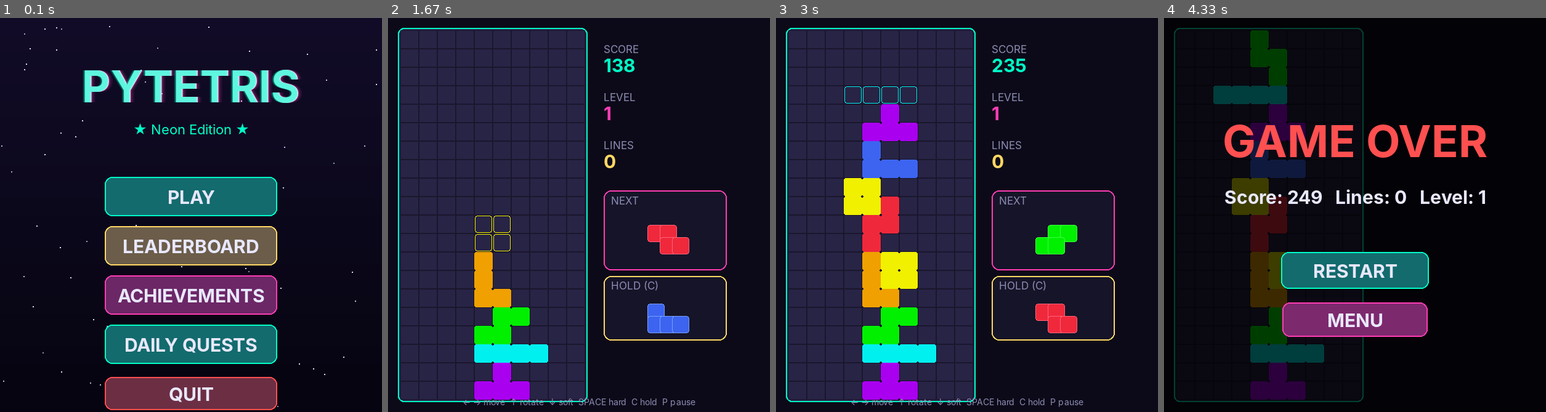
Above: before the commit, frames 1-4 (left to right).
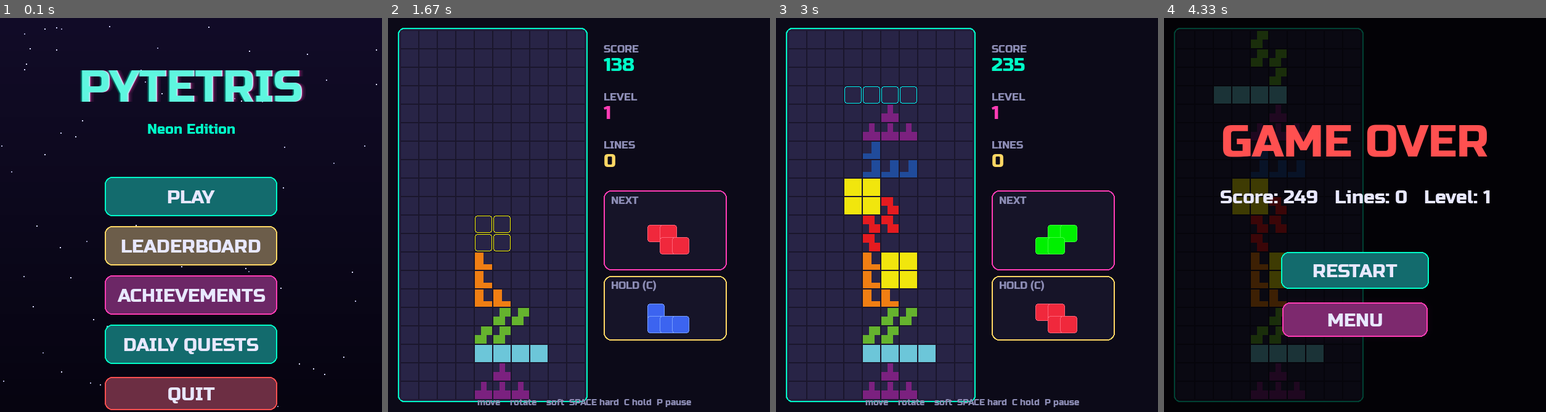
Above: after the commit, the same moments.

Repository: Folombas/PyGame2026
Game: pygame game, started from PyTetris/main.py
The game is run twice, just before and just after one commit, with the same random seed, the same clock (stepped at 60 frames per second) and the same inputs.
Inputs (mouse positions are in pixels of both pictures, inside the frame that each line leads up to):
- Up to frame 1 (0.1 s): no input
- Up to frame 2 (1.67 s): click (579, 215) at 0.38 s; tap Space at 0.67, 1.07, 1.37, 1.57 s; hold Right 1-1.47 s; move the mouse to (712, 262) at 1.03 s; tap C at 1.15 s; hold Up from 1.5 s (still down); move the mouse to (437, 222) at 1.53 s
- Up to frame 3 (3 s): release Up at 1.8 s; hold Right 1.83-2.3 s; move the mouse to (890, 73) at 1.87 s; tap Space at 1.9, 2.2, 2.4, 2.7, 2.97 s; tap Z at 1.98 s; hold Left 2.33-2.87 s; move the mouse to (1066, 218) at 2.37 s; tap C at 2.48 s; hold Down from 2.9 s (still down); move the mouse to (1012, 203) at 2.93 s
- Up to frame 4 (4.33 s): release Down at 3.2 s; hold Left 3.23-3.63 s; move the mouse to (1500, 317) at 3.27 s; tap Space at 3.3, 3.6, 3.73 s; tap Z at 3.38 s; hold Up 3.67-4.03 s; move the mouse to (1274, 151) at 3.7 s; tap C at 3.82 s; press the mouse at (1355, 321) at 4.1 s; move the mouse to (1293, 242) at 4.2 s; move the mouse to (1236, 163) at 4.3 s

The runs differ from the first frame. In frame 1, 4.9% of the frame differs, in the area x 20-80%, y 13-98%; in frame 2, 4.9%; in frame 3, 7.8%; in frame 4, 9.2%, in the area x 12-86%, y 3-97%.

Commit message:
feat(gfx): download and integrate CC0 pixel-art block sprites and Russo One font

Diff:
--- /dev/null
+++ b/PyTetris/graphics.py
@@ -0,0 +1,30 @@
+import os
+import pygame
+from settings import CELL, COLORS
+
+class BlockRenderer:
+    def __init__(self, assets_dir="assets/blocks"):
+        self.sprites = {}
+        self.use_sprites = False
+        try:
+            for kind in ["I", "J", "L", "O", "S", "T", "Z"]:
+                path = os.path.join(assets_dir, f"{kind}.png")
+                img = pygame.image.load(path).convert_alpha()
+                # Масштабируем под размер клетки с небольшим отступом
+                img = pygame.transform.scale(img, (CELL - 2, CELL - 2))
+                self.sprites[kind] = img
+            self.use_sprites = True
+            print("✅ Спрайты блоков успешно загружены")
+        except Exception as e:
+            print(f"⚠️ Спрайты не загружены, используется цветной fallback: {e}")
+
+    def draw_block(self, surf, x, y, kind, glow=0.0):
+        if self.use_sprites and kind in self.sprites:
+            surf.blit(self.sprites[kind], (x + 1, y + 1))
+        else:
+            # Fallback: рисуем цветной квадрат как раньше
+            color = COLORS.get(kind, (255, 255, 255))
+            rect = pygame.Rect(x + 1, y + 1, CELL - 2, CELL - 2)
+            pygame.draw.rect(surf, color, rect, border_radius=4)
+            hi = tuple(min(255, c + 60) for c in color)
+            pygame.draw.rect(surf, hi, rect, 1, border_radius=4)
--- a/PyTetris/main.py
+++ b/PyTetris/main.py
@@ -7,6 +7,7 @@
                   update_persistent, get_daily_quests, update_daily)
 import ui
 import audio
+from graphics import BlockRenderer
 
 pygame.init()
 pygame.display.set_caption("PyTetris — Neon Edition")
@@ -19,6 +20,7 @@
 
 game = Game()
 fx = Effects()
+renderer = BlockRenderer()
 stars = ui.Starfield(S.WIDTH, S.HEIGHT, n=80)
 meta = load_meta()
 quests = get_daily_quests()
@@ -184,9 +186,13 @@
             col = game.grid[y][x]
             if col:
                 flash = y in game.clearing
-                pygame.draw.rect(surf, (255, 255, 255) if flash else col,
-                                 (board_x + x*S.CELL, board_y + y*S.CELL,
-                                  S.CELL, S.CELL), border_radius=3)
+                if flash:
+                    pygame.draw.rect(surf, (255, 255, 255),
+                                     (board_x + x*S.CELL, board_y + y*S.CELL,
+                                      S.CELL, S.CELL), border_radius=3)
+                else:
+                    kind = next((k for k, v in S.COLORS.items() if v == col), "I")
+                    renderer.draw_block(surf, board_x + x*S.CELL, board_y + y*S.CELL, kind)
     if not game.game_over and not game.clearing:
         gy = game.ghost_y()
         p = game.current
@@ -196,7 +202,7 @@
                          p.color, ghost=True)
         for xx, yy in p.cells():
             if yy >= 0:
-                ui.draw_cell(surf, board_x + xx*S.CELL, board_y + yy*S.CELL, p.color)
+                renderer.draw_block(surf, board_x + xx*S.CELL, board_y + yy*S.CELL, p.kind)
 
 def handle_game_over():
     global meta, state, last_unlock, last_unlock_t
--- a/PyTetris/settings.py
+++ b/PyTetris/settings.py
@@ -38,3 +38,8 @@
 
 SCORES_FILE = 'data/scores.json'
 META_FILE   = 'data/meta.json'
+
+
+# --- Assets ---
+ASSETS_DIR = "assets"
+BLOCK_SPRITES_DIR = "assets/blocks"
--- a/PyTetris/ui.py
+++ b/PyTetris/ui.py
@@ -4,6 +4,14 @@
 
 pygame.font.init()
 def _font(size, bold=False):
+    # Пытаемся загрузить Russo One из assets
+    import os
+    font_path = os.path.join('assets', 'Russo_One.ttf')
+    if os.path.exists(font_path):
+        try:
+            return pygame.font.Font(font_path, size)
+        except Exception:
+            pass
     for name in ('Inter', 'Segoe UI', 'DejaVu Sans', 'Arial'):
         try:
             return pygame.font.SysFont(name, size, bold=bold)
Binary file added: PyTetris/assets/Russo_One.ttf
Binary file added: PyTetris/assets/blocks/I.png
Binary file added: PyTetris/assets/blocks/J.png
Binary file added: PyTetris/assets/blocks/L.png
Binary file added: PyTetris/assets/blocks/O.png
Binary file added: PyTetris/assets/blocks/S.png
Binary file added: PyTetris/assets/blocks/T.png
Binary file added: PyTetris/assets/blocks/Z.png
